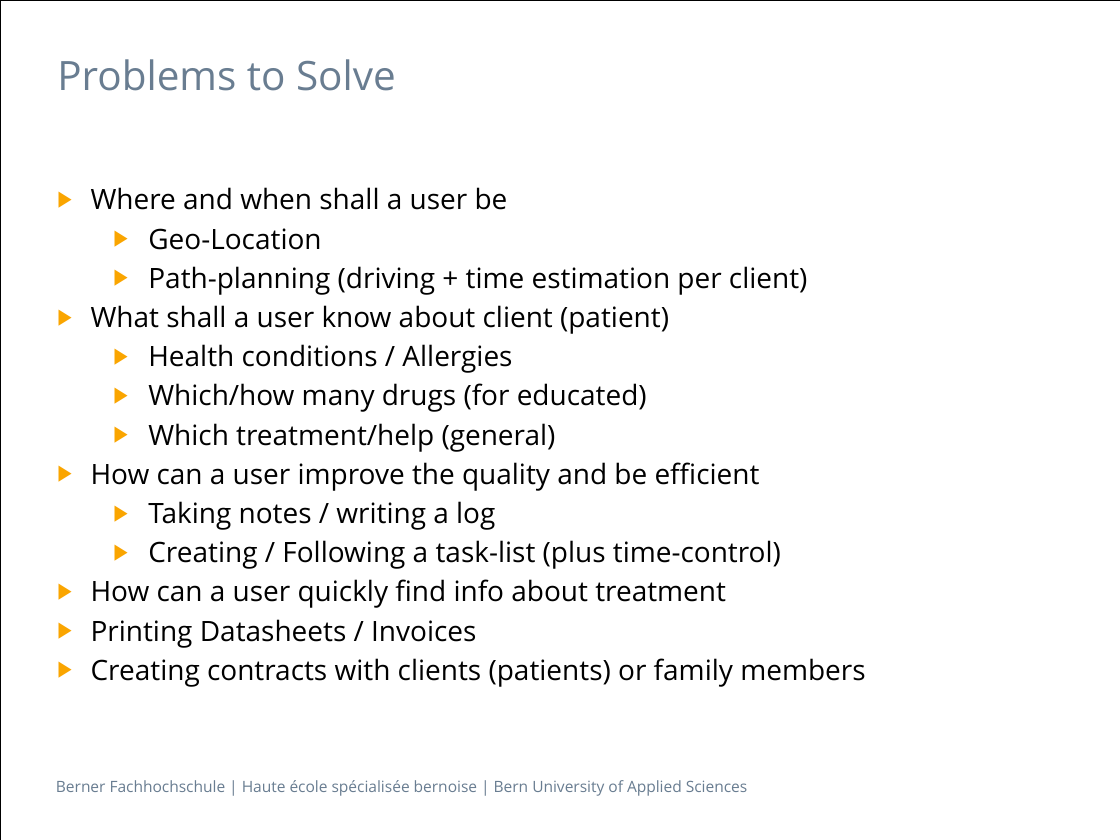
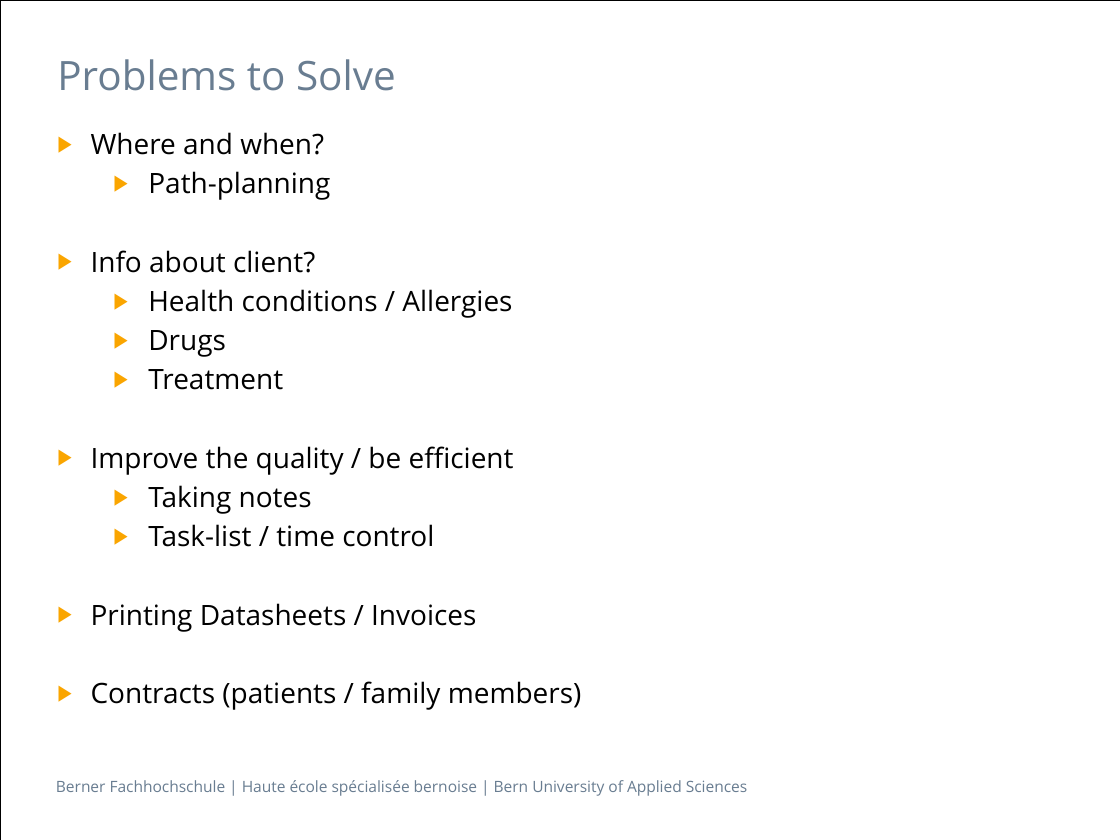
Before and after one commit to BurningBadger/ch.bfh.bti7081.s2016.blue, a slide deck: slide 3 of doc/task03/2016-03-29-Task_03_1.pptx. Drawn at 1120x840 pixels with LibreOffice and Linux fonts; fonts in the diff are those of the drawing. Boxes give left, top, right and bottom in pixels: in the first picture for what was removed or moved away, otherwise in the second. Text is boxed around its words. In the diff, an @@ line names an element or a change of style, - is before the commit and + after.

```diff
--- a/doc/task03/2016-03-29-Task_03_1.pptx
+++ b/doc/task03/2016-03-29-Task_03_1.pptx
@@ text "Where and when?": place and size @@
-text "Where and when?" at (91, 187, 865, 687)
+text "Where and when?" at (91, 132, 582, 710)
@@ text at (91, 132, 330, 273): text changed @@
-▶ Where and when shall a user be
-  ▶ Geo-Location
-  ▶ Path-planning (driving + time estimation per client)
-▶ What shall a user know about client (patient)
+▶ Where and when?
+  ▶ Path-planning
+▶ Info about client?
@@ text at (91, 330, 514, 547): text changed @@
-  ▶ Which/how many drugs (for educated)
-  ▶ Which treatment/help (general)
-▶ How can a user improve the quality and be efficient
-  ▶ Taking notes / writing a log
-  ▶ Creating / Following a task-list (plus time-control)
-▶ How can a user quickly find info about treatment
+  ▶ Drugs
+  ▶ Treatment
+▶ Improve the quality / be efficient
+  ▶ Taking notes
+  ▶ Task-list / time control
@@ text at (91, 681, 582, 710): text changed @@
-▶ Creating contracts with clients (patients) or family members
+▶ Contracts (patients / family members)
```
Also in this commit, not shown: 6 other slides changed.
